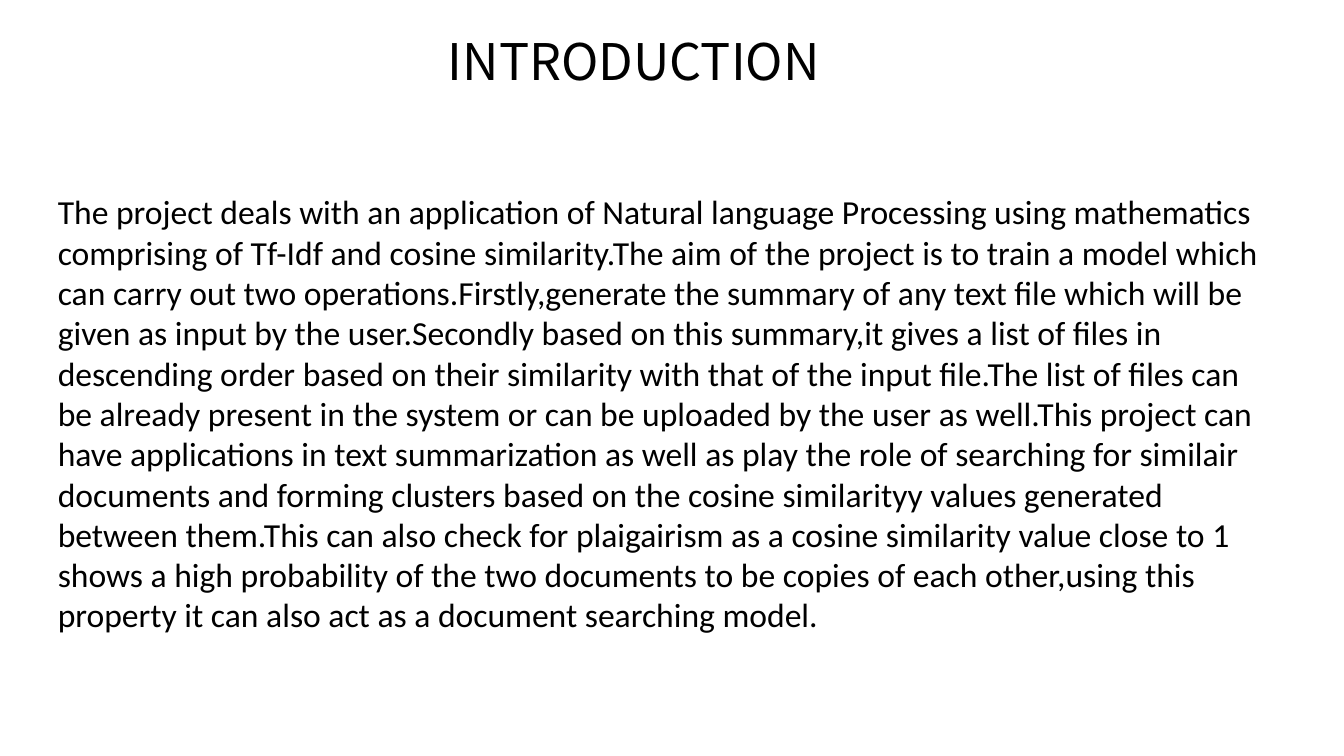
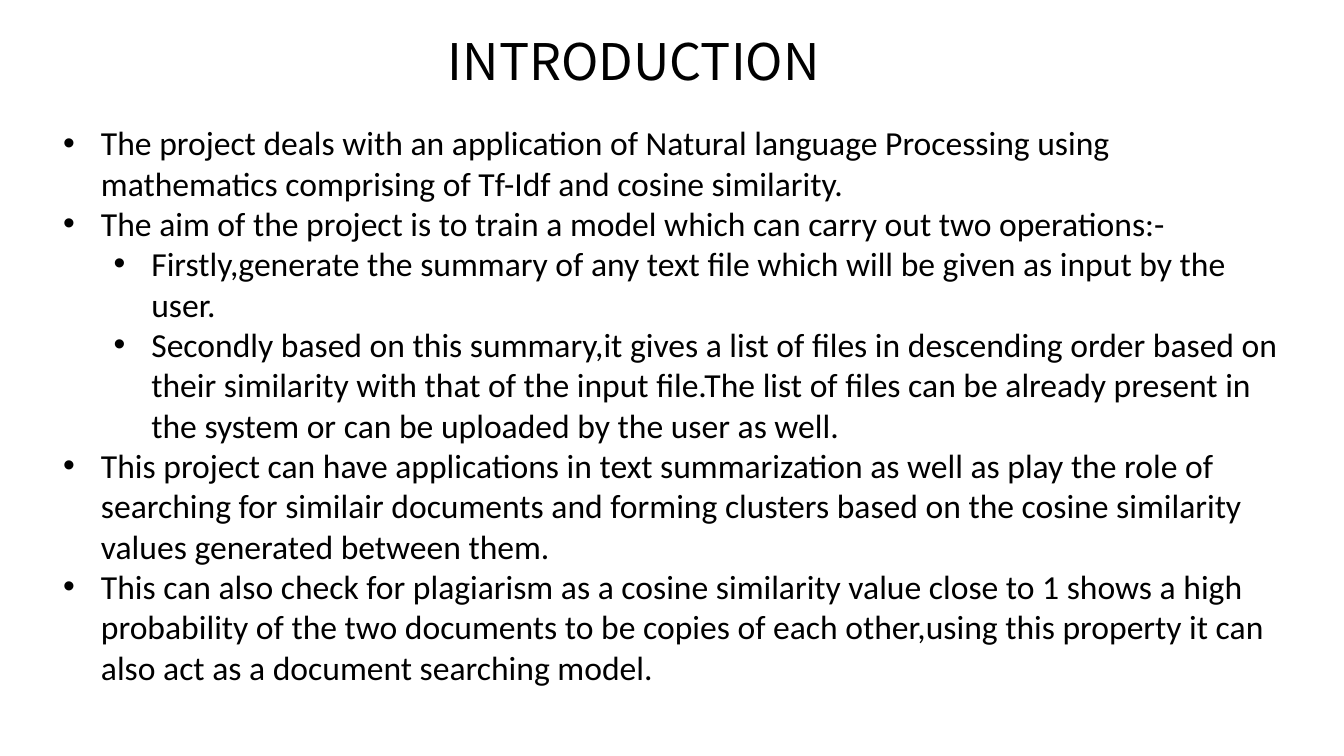
Before and after one commit to RiturajRoy/cte-repository, a slide deck: slide 2 of Final Project.pptx. Drawn at 1344x756 pixels with LibreOffice and Linux fonts; fonts in the diff are those of the drawing. Boxes give left, top, right and bottom in pixels: in the first picture for what was removed or moved away, otherwise in the second. Text is boxed around its words. In the diff, an @@ line names an element or a change of style, - is before the commit and + after.

```diff
--- a/Final Project.pptx
+++ b/Final Project.pptx
@@ text at (101, 131, 1277, 686): text changed @@
-The project deals with an application of Natural language Processing using mathematics comprising of Tf-Idf and cosine similarity.The aim of the project is to train a model which can carry out two operations.Firstly,generate the summary of any text file which will be given as input by the user.Secondly based on this summary,it gives a list of files in descending order based on their similarity with that of the input file.The list of files can be already present in the system or can be uploaded by the user as well.This project can have applications in text summarization as well as play the role of searching for similair documents and forming clusters based on the cosine similarityy values generated between them.This can also check for plaigairism as a cosine similarity value close to 1 shows a high probability of the two documents to be copies of each other,using this property it can also act as a document searching model.
+• The project deals with an application of Natural language Processing using mathematics comprising of Tf-Idf and cosine similarity.
+• The aim of the project is to train a model which can carry out two operations:-
+  • Firstly,generate the summary of any text file which will be given as input by the user.
+  • Secondly based on this summary,it gives a list of files in descending order based on their similarity with that of the input file.The list of files can be already present in the system or can be uploaded by the user as well.
+• This project can have applications in text summarization as well as play the role of searching for similair documents and forming clusters based on the cosine similarity values generated between them.
+• This can also check for plagiarism as a cosine similarity value close to 1 shows a high probability of the two documents to be copies of each other,using this property it can also act as a document searching model.
```
Also in this commit, not shown: 3 other slides changed, 2 slides added, 1 slide removed.
